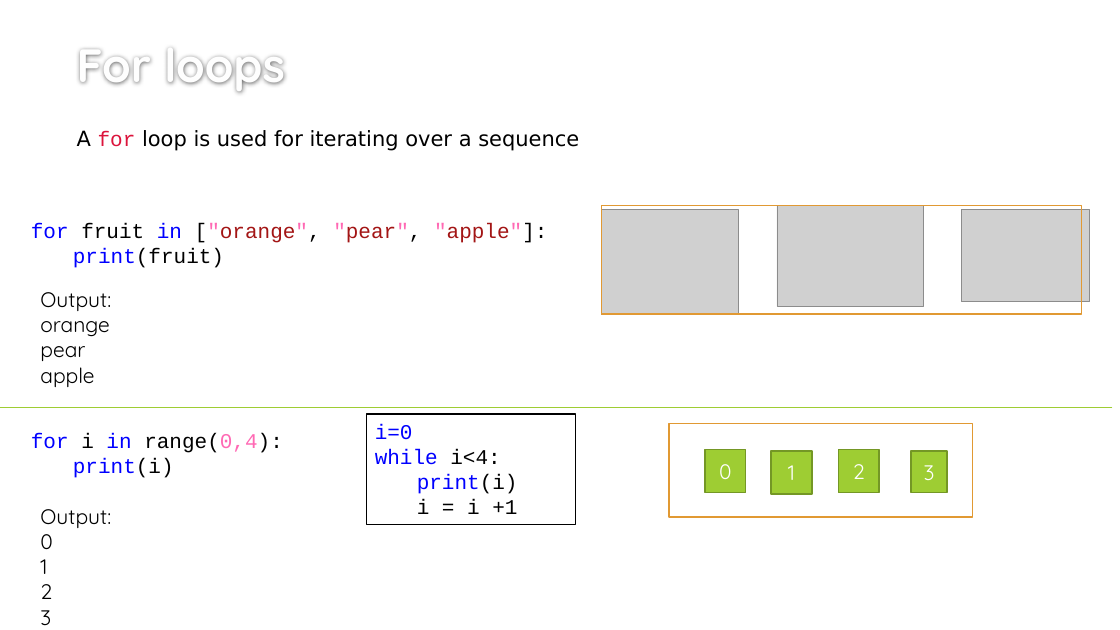
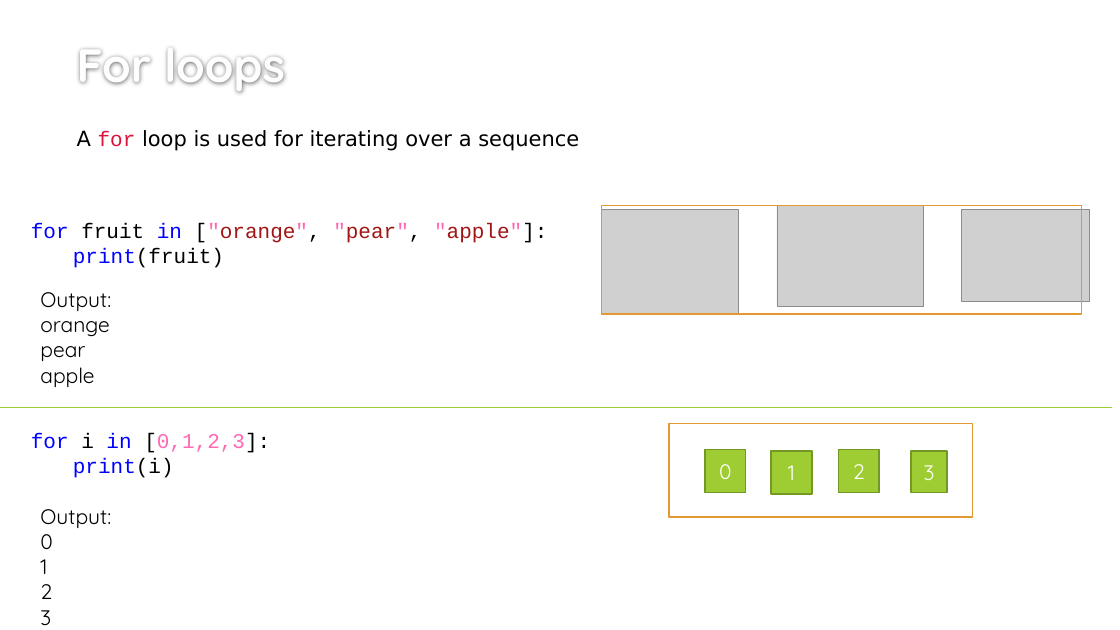
Before and after one commit to bigbrainacademy/python4kids, a slide deck: slide 6 of lec04/4.pptx (slide 5 before the commit). Drawn at 1120x630 pixels with LibreOffice and Linux fonts; fonts in the diff are those of the drawing; grey boxes stand for pictures; background and template pictures are left out. Boxes give left, top, right and bottom in pixels: in the first picture for what was removed or moved away, otherwise in the second. Text is boxed around its words. In the diff, an @@ line names an element or a change of style, - is before the commit and + after.

```diff
--- a/lec04/4.pptx
+++ b/lec04/4.pptx
@@ rectangle removed at [366,414,576,524] @@
-i=0
-while i<4:
-print(i)
-i = i +1
@@ text at [31,433,270,453]: text changed; text colour #000000 to #FF69B4 @@
-for i in range(0,4):
+for i in [0,1,2,3]:
```
Also in this commit, not shown: 1 other slide changed, 1 slide added, 3 other files.
